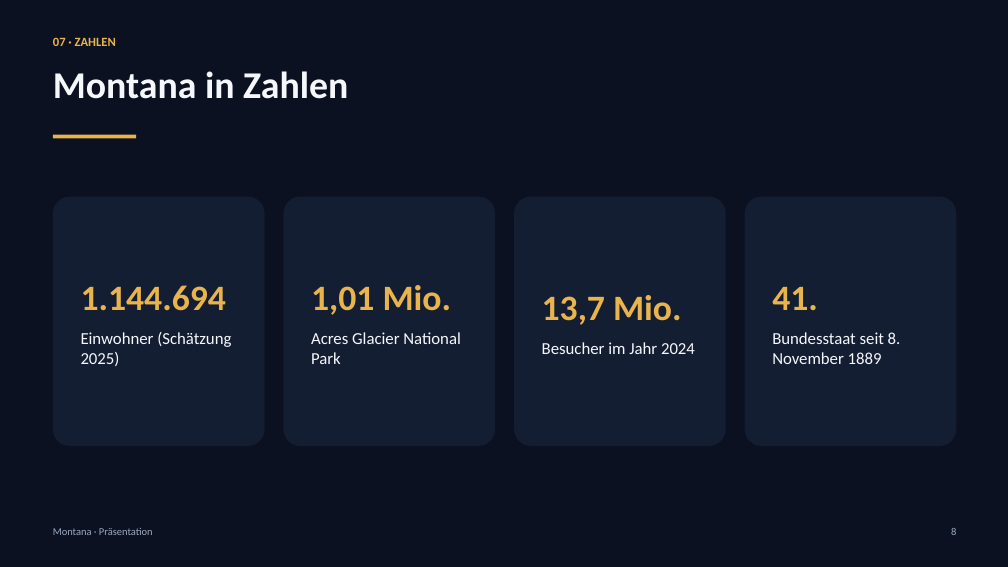
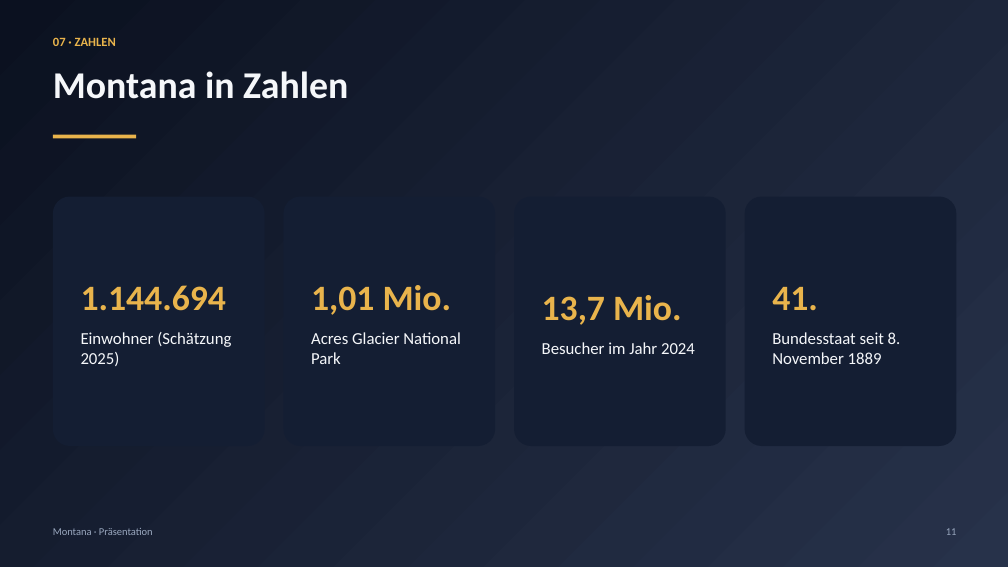
Before and after one commit to jonas050210/Powerpoint-montana, a slide deck: slide 11 of praesentation/Montana.pptx (slide 8 before the commit). Drawn at 1008x567 pixels with LibreOffice and Linux fonts; fonts in the diff are those of the drawing. Boxes give left, top, right and bottom in pixels: in the first picture for what was removed or moved away, otherwise in the second. Text is boxed around its words. In the diff, an @@ line names an element or a change of style, - is before the commit and + after.

```diff
--- a/praesentation/Montana.pptx
+++ b/praesentation/Montana.pptx
@@ background #0B1120 to gradient #0B1120 to #27324A @@
@@ text "1,01 Mio." rewrapped from (x1=284, y1=197, x2=495, y2=446) to (x1=311, y1=285, x2=460, y2=364) @@
@@ text at (x1=946, y1=528, x2=957, y2=535): text changed @@
-8
+11
```
Also in this commit, not shown: 10 other slides changed, 3 slides added, 3 other files.
